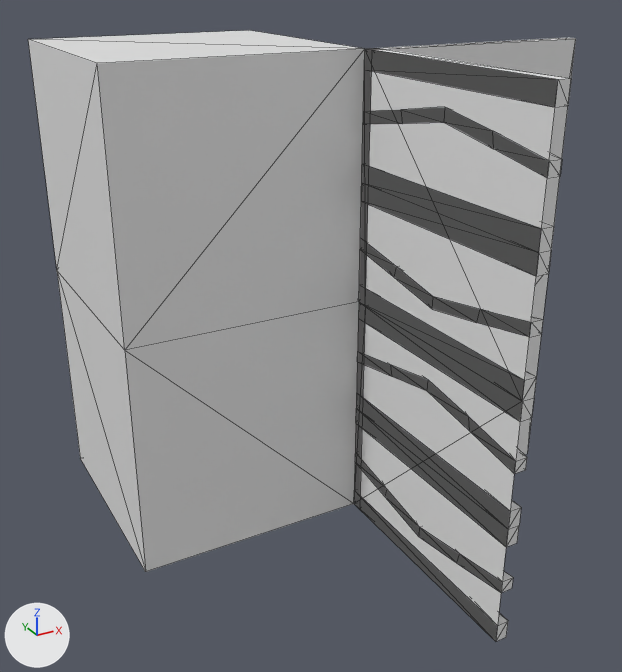
What one commit did to the OBJ model Data/bmc/tiles/t_095.obj.
Camera for both pictures: a camera (50 mm lens) standing at (-0.891, -1.415, 0.654) and looking at (-0.101, 0.023, -0.065). Every picture has the same lights, and +X, +Y and +Z are marked at lower left. Mesh edges are drawn as thin lines. Where no turn or scale is listed for an object, it has been applied to the vertices.

In view in the first picture: 't_095'.
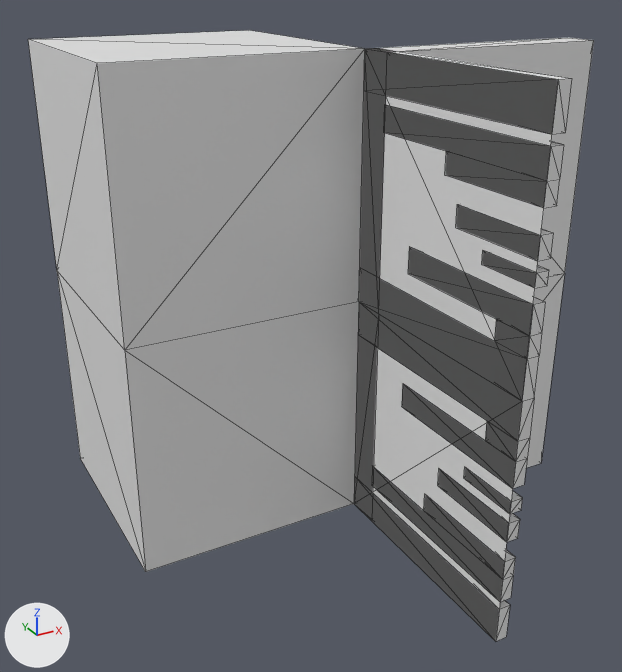
Where the change shows, as pixel boxes [x1, y1, x2, y2] in the pictures (622 x 672 px; the box of a moved part takes in the faces that stretch with it):
't_095', reshaped
    before: [28, 30, 576, 641]
    after: [28, 30, 594, 641]
part 1 of me_t_095, added
    after: [456, 204, 553, 261]
part 2 of me_t_095, added
    after: [464, 468, 522, 514]
part 3 of me_t_095, added
    after: [482, 251, 549, 288]
part 4 of me_t_095, added
    after: [438, 469, 520, 542]
part 5 of me_t_095, rebuilt (9% narrower)
    before: [355, 453, 513, 593]
    after: [372, 467, 516, 602]
part 6 of me_t_095, rebuilt (9% narrower, 43% taller)
    before: [364, 107, 562, 178]
    after: [383, 106, 564, 208]
part 7 of me_t_095, deleted
    before: [356, 394, 521, 547]
part 8 of me_t_095, deleted
    before: [361, 164, 554, 276]
part 9 of me_t_095, moved or reshaped
    before: [354, 38, 576, 641]
    after: [354, 38, 594, 641]

What changed in the scene script:
```text
Change me_t_095:
    used by ob_t_095; location = (0.0, 0.0, 0.0)
    remove me_t_095.from_pydata(...)  # 150 vertices, 290 faces; spans x -0.5..0.5, y -0.5..0.5, z -0.5..0.5
    add me_t_095.from_pydata(...)  # 130 vertices, 238 faces; spans x -0.5..0.5, y -0.5..0.5, z -0.5..0.5
    me_t_095 part 1: a new loose piece, a box spanning x 0.0..0.025, y -0.5..-0.3, z 0.237..0.277
    me_t_095 part 2: a new loose piece, a box spanning x 0.0..0.025, y -0.5..-0.374, z -0.218..-0.193
    me_t_095 part 3: a new loose piece, a box spanning x 0.0..0.025, y -0.5..-0.374, z 0.193..0.218
    me_t_095 part 4: a new loose piece, a box spanning x 0.0..0.025, y -0.5..-0.3, z -0.277..-0.237
    me_t_095 part 5: the loose piece of 20 vertices spanning x 0.0..0.025, y -0.5..0.0, z -0.429..-0.362 is rebuilt with 14 vertices and now spans x 0.0..0.025, y -0.5..-0.071, z -0.408..-0.318
    me_t_095 part 6: the loose piece of 20 vertices spanning x 0.0..0.025, y -0.5..0.0, z 0.363..0.429 is rebuilt with 14 vertices and now spans x 0.0..0.025, y -0.5..-0.071, z 0.318..0.408
    me_t_095 part 7: the loose piece of 12 vertices spanning x 0.0..0.025, y -0.5..0.0, z -0.287..-0.212 is deleted
    me_t_095 part 8: the loose piece of 12 vertices spanning x 0.0..0.025, y -0.5..0.0, z 0.213..0.288 is deleted
    me_t_095 part 9
    62 vertices are removed from x 0.0..0.5, y -0.5..0.0, z -0.5..0.5
    134 faces are deleted
    24 vertices are added at x 0.0..0.025, y -0.5..-0.169, z -0.167..0.167
    8 new vertices lie (0.0, 0.0, -0.075) away from vertices in x 0.0..0.025, y -0.5..0.0, z 0.0..0.5
    8 new vertices lie (0.0, 0.0, 0.075) away from vertices in x 0.0..0.025, y -0.5..0.0, z -0.5..0.0
    6 new vertices lie (0.0, -0.075, 0.0) away from vertices in x 0.0..0.5, y 0.0, z -0.5..0.5
    106 new faces join them
```
